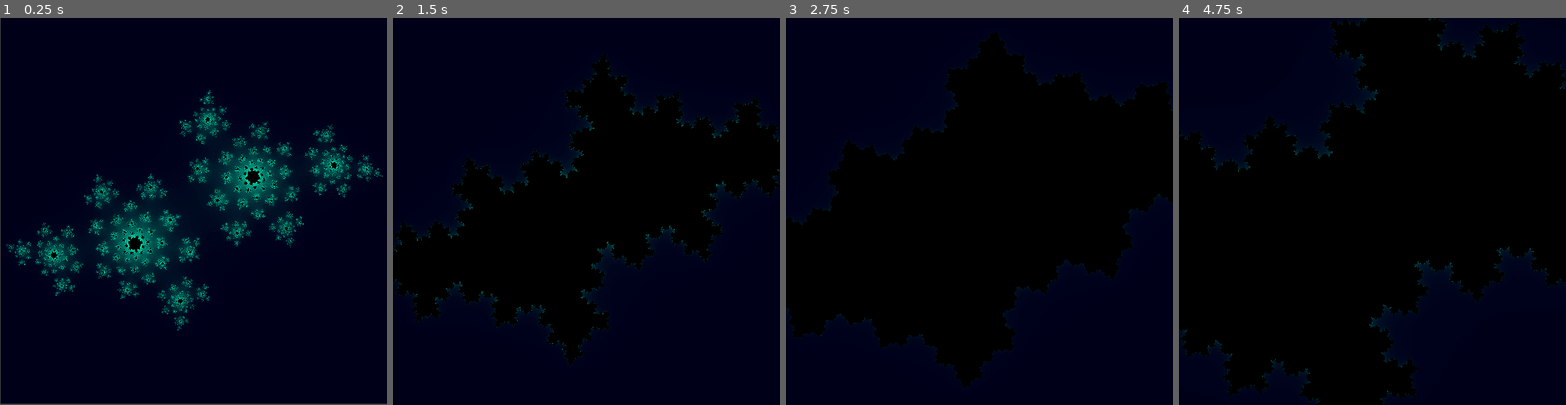
Above: before the commit, frames 1-4 (left to right).
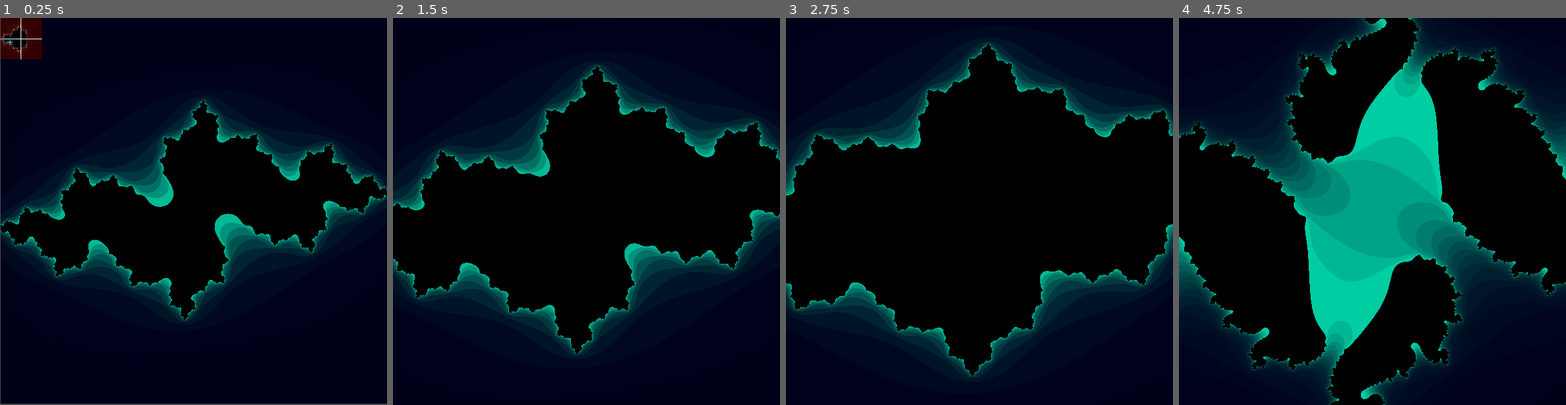
Above: after the commit, the same moments.

Repository: jammin-ben/Julia_Generator
Game: Godot game, scene res://main.tscn
The game is run twice, just before and just after one commit, with the same random seed, the same clock (stepped at 60 frames per second) and the same inputs. The engine's default icon, where the game draws it, is replaced by a stand-in: a white triangle on a blue panel in a dark square.
Inputs:
- Up to frame 1 (0.25 s): no input
- Up to frame 2 (1.5 s): tap Enter (ui_accept) at 0.5, 0.77 s; hold D (right) 0.53-1.28 s; hold S (down) from 1.28 s (still down)
- Up to frame 3 (2.75 s): tap Enter (ui_accept) at 1.52 s; release S (down) at 2.03 s; hold D (right) from 2.03 s (still down)
- Up to frame 4 (4.75 s): release D (right) at 2.78 s; hold I (iterup) 2.78-3.53 s; tap Enter (ui_accept) at 3.02, 3.77, 4.52 s; hold A (left) from 3.53 s (still down)

The runs differ from the first frame. In frame 1, 29% of the frame differs, in the area x 0-100%, y 0-81%; in frame 2, 20%; in frame 3, 18%; in frame 4, 41%, in the area x 0-100%, y 0-100%.

Commit message:
added mandelbrot tracker

Diff:
--- /dev/null
+++ b/Mandelboi.gd
@@ -0,0 +1,17 @@
+extends TextureRect
+
+# Declare member variables here. Examples:
+# var a = 2
+# var b = "text"
+
+# Called when the node enters the scene tree for the first time.
+func _ready():
+	pass # Replace with function body.
+
+# Called every frame. 'delta' is the elapsed time since the previous frame.
+#func _process(delta):
+#	pass
+
+
+func _on_Juliaboi_c_changed(c):
+	self.material.set_shader_param("c",c)
--- a/TextureRect.gd
+++ b/TextureRect.gd
@@ -6,6 +6,8 @@
 
 var iter_speed = 12 #iter changes per second
 var iter_accel = 0
+
+signal c_changed(c)
 
 func _process(delta):
 	var iter_delta = Input.get_action_strength("iterup") - Input.get_action_strength("iterdown")
@@ -23,3 +25,4 @@
 		c.x += lr * SPEED * delta
 		c.y += ud * SPEED * delta
 		self.material.set_shader_param("c",c)
+		emit_signal("c_changed",c)
--- a/main.tscn
+++ b/main.tscn
@@ -1,9 +1,65 @@
-[gd_scene load_steps=5 format=2]
+[gd_scene load_steps=8 format=2]
 
 [ext_resource path="res://Camera2D.gd" type="Script" id=1]
 [ext_resource path="res://new_shadermaterial.tres" type="Material" id=2]
 [ext_resource path="res://icon.png" type="Texture" id=3]
 [ext_resource path="res://TextureRect.gd" type="Script" id=4]
+[ext_resource path="res://Mandelboi.gd" type="Script" id=5]
+
+[sub_resource type="Shader" id=1]
+code = "shader_type canvas_item;
+
+uniform int num_iter=20;
+uniform vec2 c=vec2(-.8,.25);
+uniform float scale = 3.0;
+uniform vec4 col1 = vec4(1.,0.7,.7,1.);
+uniform vec4 col2 = vec4(.2,0.,0.,1.);
+
+vec2 squared(vec2 vec){
+	return vec2(vec.x*vec.x -vec.y*vec.y, 2.0*vec.x*vec.y);
+}
+
+float modulus(vec2 vec){
+	return sqrt(vec.x*vec.x + vec.y*vec.y);
+}
+
+
+void fragment() {
+	vec2 z_0 = vec2((UV.x - .5) * scale, (UV.y - .5) * scale);
+	vec2 z;
+	float intensity = 1.0;
+	float tolerance = .03;
+	for(int i=0;i<num_iter;i++){
+		z = squared(z)+ z_0;
+		if(modulus(z)>=2.0){
+			intensity = float(i) / float(num_iter);
+			//COLOR.g = float(i) / float(num_iter);
+			break;
+		}
+	}
+	intensity *= intensity;
+	if(intensity < 1.0)
+		COLOR = intensity*col1 + (1.0-intensity) * col2;
+	else
+		COLOR= vec4(0.0,0.0,0.0,1.0);
+
+	//Draw Major Axes
+	if((.495 < UV.x) && (UV.x < .505) || (.495 < UV.y ) && (UV.y < .505))
+		COLOR = vec4(1.0,1.0,1.0,1.0);
+
+	//Draw c crosshairs
+	if((abs(c.x - z_0.x) < tolerance) && (abs(c.y - z_0.y) < .2) ||
+	   (abs(c.y - z_0.y) < tolerance) && (abs(c.x - z_0.x) < .2))
+		COLOR = vec4(0.,1.,1.0,1.);
+}"
+
+[sub_resource type="ShaderMaterial" id=2]
+shader = SubResource( 1 )
+shader_param/num_iter = 20
+shader_param/c = Vector2( -0.8, 0.25 )
+shader_param/scale = 3.0
+shader_param/col1 = Plane( 1, 0.7, 0.7, 1 )
+shader_param/col2 = Plane( 0.2, 0, 0, 1 )
 
 [node name="Node2D" type="Node2D"]
 
@@ -14,7 +70,7 @@
 drag_margin_v_enabled = false
 script = ExtResource( 1 )
 
-[node name="TextureRect" type="TextureRect" parent="."]
+[node name="Juliaboi" type="TextureRect" parent="."]
 material = ExtResource( 2 )
 margin_left = 2.98206
 margin_top = 1.59201
@@ -23,6 +79,15 @@
 texture = ExtResource( 3 )
 stretch_mode = 1
 script = ExtResource( 4 )
+
+[node name="Mandelboi" type="TextureRect" parent="."]
+material = SubResource( 2 )
+margin_left = 2.68057
+margin_top = 3.99535
+margin_right = 66.6806
+margin_bottom = 67.9954
+texture = ExtResource( 3 )
+script = ExtResource( 5 )
 
 [node name="MarginContainer" type="MarginContainer" parent="."]
 anchor_right = 1.0
@@ -42,7 +107,8 @@
 margin_bottom = 84.0
 
 [node name="TextureRect" type="TextureRect" parent="MarginContainer/HBoxContainer"]
-visible = false
 margin_right = 64.0
 margin_bottom = 64.0
 texture = ExtResource( 3 )
+
+[connection signal="c_changed" from="Juliaboi" to="Mandelboi" method="_on_Juliaboi_c_changed"]
--- a/new_shader.shader
+++ b/new_shader.shader
@@ -1,6 +1,6 @@
 shader_type canvas_item;
 
-uniform int num_iter=20;
+uniform int num_iter=10;
 uniform vec2 c=vec2(-.8,.25);
 uniform float scale = 3.0;
 uniform vec4 col1 = vec4(1.,0.7,.7,1.);
--- a/new_shadermaterial.tres
+++ b/new_shadermaterial.tres
@@ -4,8 +4,8 @@
 
 [resource]
 shader = ExtResource( 1 )
-shader_param/num_iter = 50
-shader_param/c = Vector2( -0.6, 0.5 )
+shader_param/num_iter = 10
+shader_param/c = Vector2( -0.8, 0.25 )
 shader_param/scale = 3.0
 shader_param/col1 = Plane( 0, 0.9, 0.7, 1 )
 shader_param/col2 = Plane( 0, 0, 0.1, 1 )
